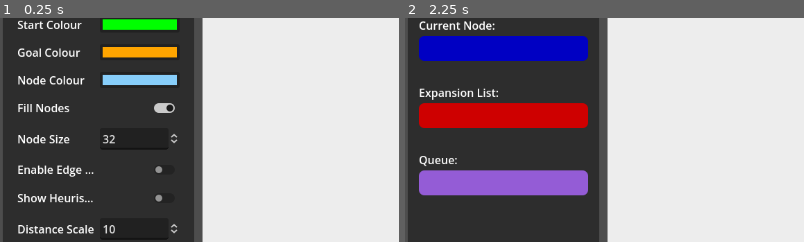
Above: before the commit, frames 1-2 (left to right).
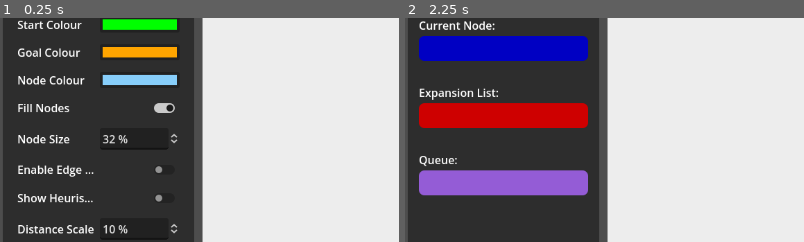
Above: after the commit, the same moments.

Repository: MattBann/Search-Tree-Traversal
Game: Godot game, scene res://scenes/main.tscn
The game is run twice, just before and just after one commit, with the same random seed, the same clock (stepped at 60 frames per second) and the same inputs.
Inputs:
- Up to frame 1 (0.25 s): no input
- Up to frame 2 (2.25 s): click "Place start" at 0.5 s; click "Place start" at 1.25 s; click "Start Visualisation" at 2 s
The pictures show only the part of the screen within x 0-50%, y 12-61%; the shares and areas given below are measured in that part.

The runs differ from the first frame. In frame 1, 0.1% of the frame differs, in the area x 29-33%, y 52-97%; in frame 2, nothing differs.

Commit message:
Prevent accidental node clicking by adding offset

Diff:
--- a/scenes/option.tscn
+++ b/scenes/option.tscn
@@ -38,6 +38,7 @@
 [node name="SpinBox" type="SpinBox" parent="HBoxContainer"]
 layout_mode = 2
 size_flags_horizontal = 3
+suffix = "%"
 select_all_on_focus = true
 
 [connection signal="item_selected" from="HBoxContainer/OptionList" to="." method="_on_option_list_item_selected"]
--- a/scripts/views/edge_view.gd
+++ b/scripts/views/edge_view.gd
@@ -133,17 +133,19 @@
 
 	# If right clicking on (or close to) the edge, open the context menu
 	if event is InputEventMouseButton and event.button_index == MOUSE_BUTTON_RIGHT and event.is_pressed() and not connecting_mode:
-		var p := get_global_mouse_position() - global_position
-		var proj := p.dot(to_pos)
-		var ablen_sqr := to_pos.length_squared()
+		var offset : Vector2 = to_pos.normalized()*Controller.get_current_config().get_option("node_size")
+		var p := get_global_mouse_position() - (global_position + offset)
+		var to := to_pos - offset*2
+		var proj := p.dot(to)
+		var ablen_sqr := to.length_squared()
 		var d := proj / ablen_sqr
 		var cp : Vector2
 		if d <= 0:
 			cp = Vector2.ZERO
 		elif d >= 1:
-			cp = to_pos
+			cp = to
 		else:
-			cp = to_pos * d
+			cp = to * d
 		if (cp-p).length_squared() < 25.0 :
 			popup_menu.popup_on_parent(get_global_rect())
 			popup_menu.position += Vector2i(get_local_mouse_position().floor())
